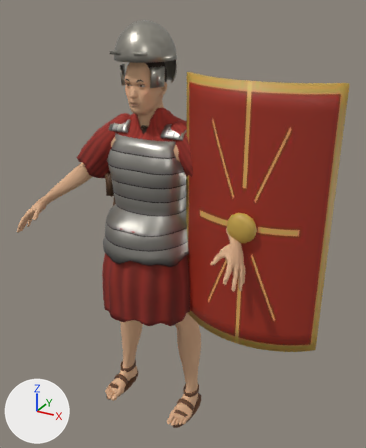
The glTF model modelos/personaje_legionario.glb as it was, and as the next commit left it.
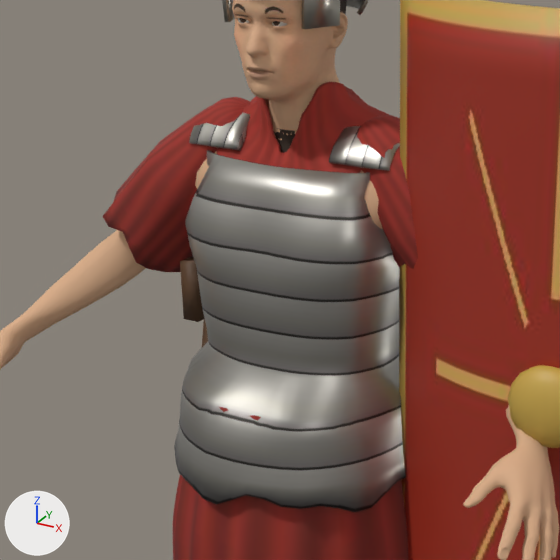
Each version appears first whole from a camera (50 mm lens) standing at (1.121, -1.745, 1.87) and looking at (0.149, 0.023, 0.987), and next in a close-up on the part from 11% to 67% of the width and 17% to 64% of the height. The axes (+X, +Y, +Z) are drawn at lower left. The lights are the same throughout. The last two pictures show the newer version. Vertices at exactly the same position are counted once.

The first close-up shows 'galea', 'gladius', 'hombrera_hierro', 'hombrera_hierro.001', 'legionario_cabeza', 'legionario_cuerpo', 'lorica', 'manga.008', 'manga.009', 'scutum', 'tunica.002' and 1 more.
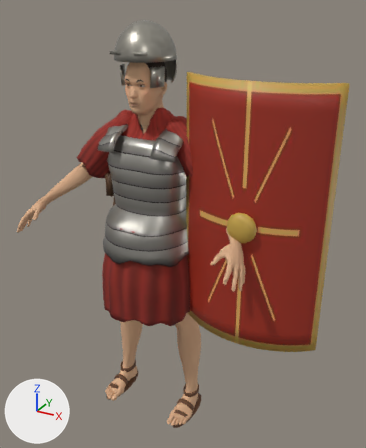
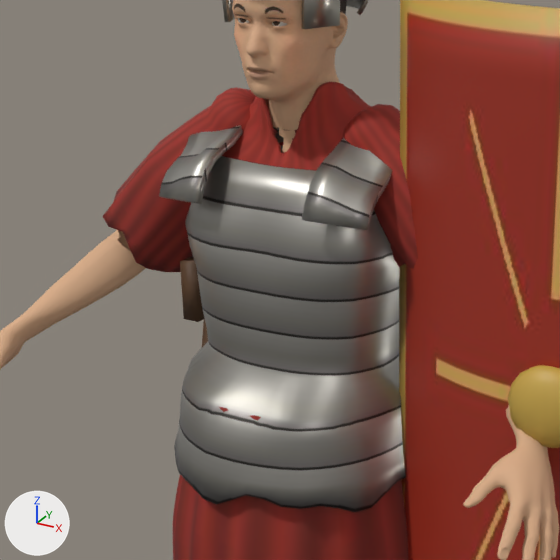
Pixel boxes [x1, y1, x2, y2] of what changed, in the close-ups (560 x 560 px; the box of a moved part takes in the faces that stretch with it):
'manga.009', reshaped: before [103, 97, 251, 272]; after [103, 87, 278, 272]
'hombrera_hierro', reshaped: before [329, 126, 400, 171]; after [302, 138, 392, 231]
'manga.008', reshaped: before [357, 115, 418, 269]; after [342, 104, 418, 269]
'hombrera_hierro.001', reshaped: before [189, 113, 250, 151]; after [159, 125, 284, 204]
part 3 of me_legionario_cabeza, deleted: before [274, 128, 295, 153]
part 4 of me_legionario_cuerpo, deleted (mostly hidden): before [119, 82, 382, 252]
part 5 of me_manga_008, moved or reshaped: before [357, 115, 400, 148]; after [342, 104, 400, 150]
part 6 of me_manga_009, moved or reshaped: before [207, 97, 251, 126]; after [207, 87, 278, 135]

The edits, one by one:
me_hombrera_hierro is used by ob_hombrera_hierro; location (0.0, 0.0, 0.0).
me_hombrera_hierro had 150 vertices, 296 faces and spanned x 0.0805..0.187, y -0.0441..0.0576, z 1.3669..1.4254.
me_hombrera_hierro now has 150 vertices, 296 faces and spans x 0.0879..0.1917, y -0.1389..0.1526, z 1.2985..1.4225.
me_hombrera_hierro part 1: 150 of 150 vertices moved; they spanned x 0.0805..0.187, y -0.0441..0.0576, z 1.3669..1.4254 and now span x 0.0879..0.1917, y -0.1389..0.1526, z 1.2985..1.4225; mean shift (0.0064, 0.0003, -0.0302).
me_hombrera_hierro_001 is used by ob_hombrera_hierro_001; location (0.0, 0.0, 0.0).
me_hombrera_hierro_001 had 150 vertices, 296 faces and spanned x -0.187..-0.0805, y -0.0441..0.0576, z 1.3669..1.4254.
me_hombrera_hierro_001 now has 150 vertices, 296 faces and spans x -0.1917..-0.0879, y -0.1389..0.1526, z 1.2985..1.4225.
me_hombrera_hierro_001 part 2: 150 of 150 vertices moved; they spanned x -0.187..-0.0805, y -0.0441..0.0576, z 1.3669..1.4254 and now span x -0.1917..-0.0879, y -0.1389..0.1526, z 1.2985..1.4225; mean shift (-0.0064, 0.0003, -0.0302).
me_legionario_cabeza is used by ob_legionario_cabeza; location (0.0, 0.0, 0.0).
me_legionario_cabeza had 18247 vertices, 36368 faces and spanned x -0.229..0.229, y -0.118..0.123, z 1.359..1.682.
me_legionario_cabeza now has 17619 vertices, 35124 faces and spans x -0.16..0.16, y -0.118..0.098, z 1.406..1.682.
me_legionario_cabeza part 3: 628 vertices removed from x -0.229..0.229, y -0.037..0.123, z 1.359..1.408.
me_legionario_cuerpo is used by ob_legionario_cuerpo; location (0.0, 0.0, 0.0).
me_legionario_cuerpo had 8609 vertices, 16796 faces and spanned x -0.544..0.544, y -0.312..0.143, z 0.0..1.497.
me_legionario_cuerpo now has 7743 vertices, 15178 faces and spans x -0.544..0.544, y -0.312..0.143, z 0.0..1.497.
me_legionario_cuerpo part 4: 866 vertices removed from x -0.353..0.353, y -0.077..0.134, z 1.157..1.49.
me_manga_008 is used by ob_manga_008; location (0.0, 0.0, 0.0).
me_manga_008 had 838 vertices, 1672 faces and spanned x 0.081..0.381, y -0.061..0.118, z 1.123..1.435.
me_manga_008 now has 838 vertices, 1672 faces and spans x 0.067..0.381, y -0.061..0.118, z 1.123..1.449.
me_manga_008 part 5: 198 of 838 vertices moved; they spanned x 0.081..0.169, y -0.019..0.081, z 1.352..1.435 and now span x 0.067..0.168, y -0.025..0.085, z 1.353..1.449; mean shift (-0.007, 0.0, 0.008); largest move (0.106, 0.035, 1.418) -> (0.097, 0.041, 1.431).
me_manga_009 is used by ob_manga_009; location (0.0, 0.0, 0.0).
me_manga_009 had 838 vertices, 1672 faces and spanned x -0.381..-0.081, y -0.058..0.121, z 1.123..1.435.
me_manga_009 now has 838 vertices, 1672 faces and spans x -0.381..-0.067, y -0.058..0.121, z 1.123..1.449.
me_manga_009 part 6: 198 of 838 vertices moved; they spanned x -0.169..-0.081, y -0.02..0.079, z 1.352..1.435 and now span x -0.168..-0.067, y -0.025..0.085, z 1.353..1.449; mean shift (0.007, 0.0, 0.008); largest move (-0.103, 0.025, 1.415) -> (-0.09, 0.02, 1.425).
